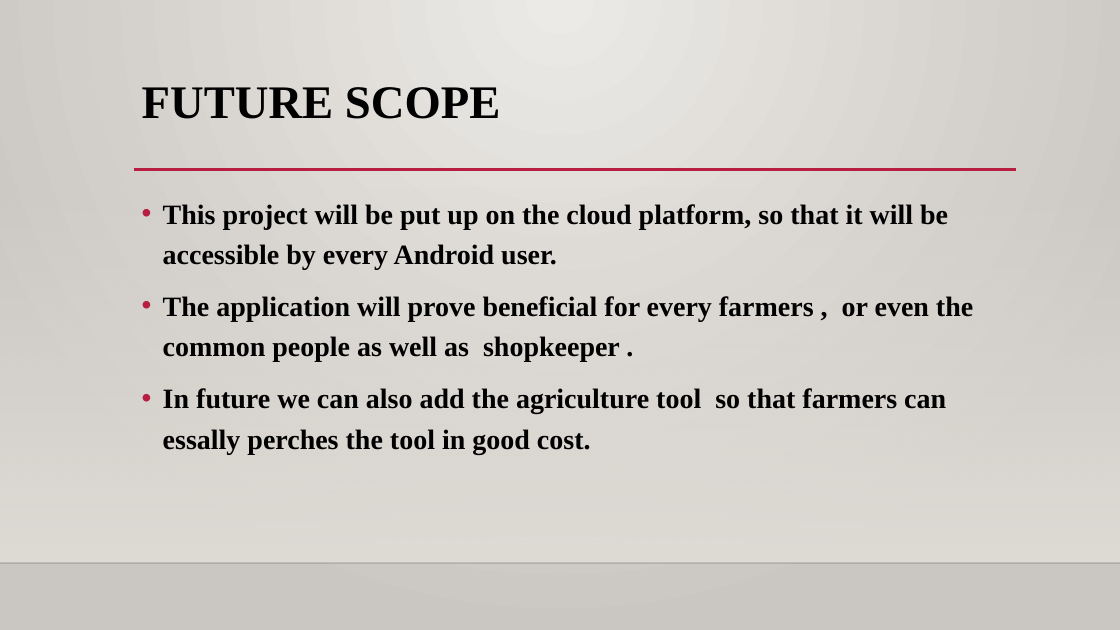
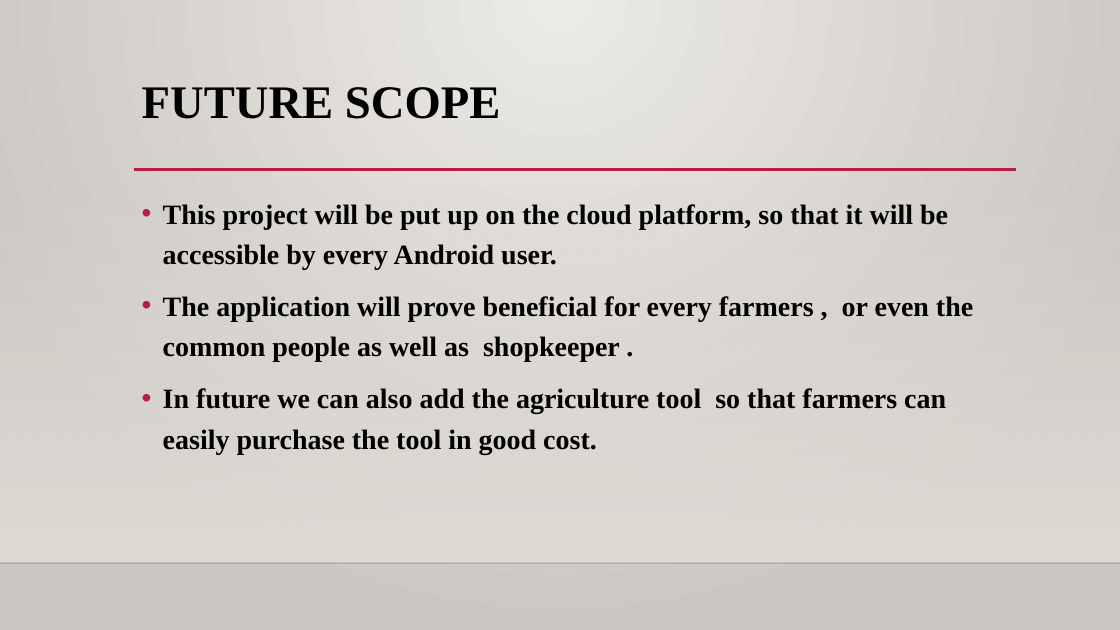
Before and after one commit to dhanrajyadav2000dj/new-, a slide deck: slide 12 of kishan.pptx. Drawn at 1120x630 pixels with LibreOffice and Linux fonts; fonts in the diff are those of the drawing; background and template pictures are left out. Boxes give left, top, right and bottom in pixels: in the first picture for what was removed or moved away, otherwise in the second. Text is boxed around its words. In the diff, an @@ line names an element or a change of style, - is before the commit and + after.

```diff
--- a/kishan.pptx
+++ b/kishan.pptx
@@ text at <box>163,388,946,454</box>: text changed @@
-• In future we can also add the agriculture tool so that farmers can essally perches the tool in good cost.
+• In future we can also add the agriculture tool so that farmers can easily purchase the tool in good cost.
```
Also in this commit, not shown: 8 other slides changed, 6 other files.
